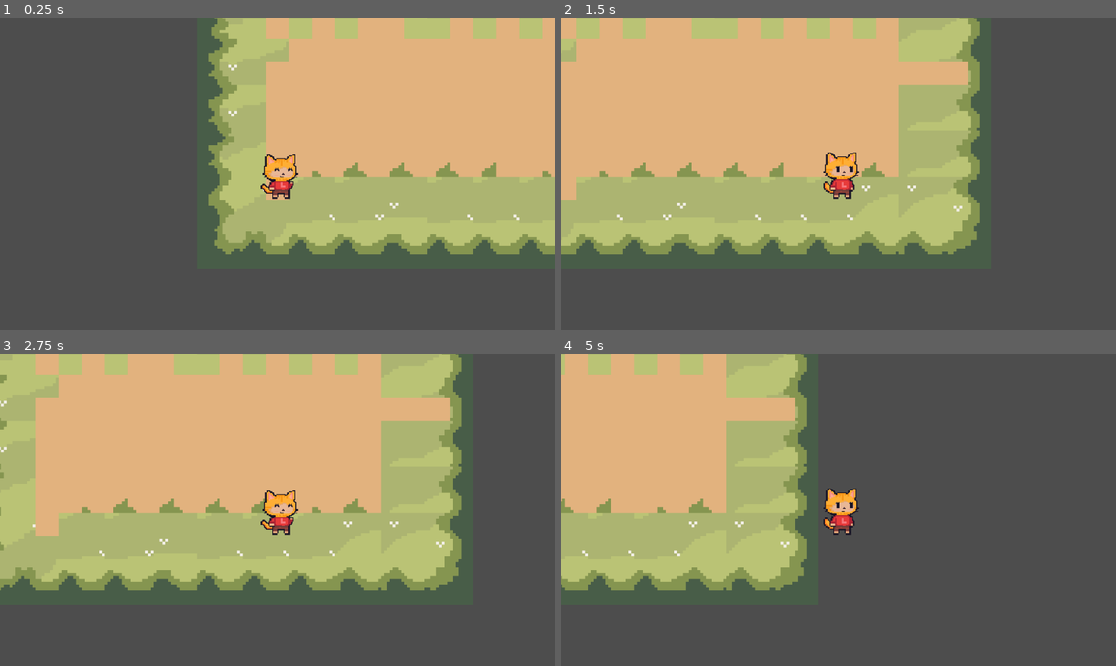
Above: before the commit, frames 1-4 (two rows, left to right).
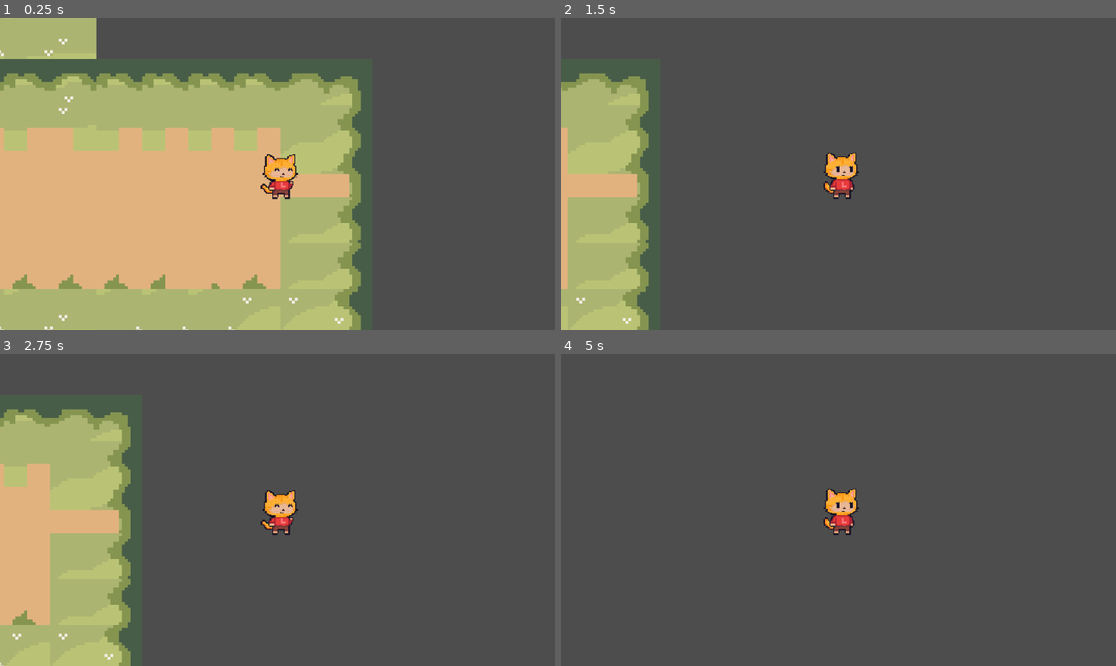
Above: after the commit, the same moments.

Repository: Tsukiyomiii-ux/Skoalars_GameDevCS
Game: Godot game, scene res://Assets/Scene/game.tscn
Same seed, same stepped clock (60 frames per second), same inputs: the game is played once before the commit and once after it.
Inputs:
- Up to frame 1 (0.25 s): no input
- Up to frame 2 (1.5 s): tap Enter (ui_accept) at 0.5, 0.77 s; hold Right (ui_right) from 0.53 s (still down)
- Up to frame 3 (2.75 s): tap Enter (ui_accept) at 1.52 s; release Right (ui_right) at 2.03 s; hold Left (ui_left) from 2.03 s (still down)
- Up to frame 4 (5 s): release Left (ui_left) at 2.78 s; hold Right (ui_right) 2.78-4.28 s; tap Enter (ui_accept) at 3.02, 3.77, 4.52 s; hold Left (ui_left) from 4.28 s (still down)

The runs differ from the first frame. In frame 1, 82% of the frame differs, in the area x 0-100%, y 0-100%; in frame 2, 57%; in frame 3, 63%; in frame 4, 32%.

Commit message:
Assets file added

Diff:
--- a/Assets/Scene/game.tscn
+++ b/Assets/Scene/game.tscn
@@ -70,7 +70,7 @@
 [node name="Game" type="Node2D" unique_id=1882486537]
 
 [node name="Lore" parent="." unique_id=1659510779 instance=ExtResource("1_5oy4s")]
-position = Vector2(-44, 39)
+position = Vector2(71, 0)
 script = ExtResource("2_7i6p2")
 
 [node name="StaticBody2D" type="StaticBody2D" parent="." unique_id=383641506]
Binary file added: Assets/Sprite/Characters/Basic Charakter Actions.png
Not shown, added: Assets/Sprite/Characters/Basic Charakter Actions.png.import
Binary file added: Assets/Sprite/Characters/Basic Charakter Spritesheet.png
Not shown, added: Assets/Sprite/Characters/Basic Charakter Spritesheet.png.import
Binary file added: Assets/Sprite/Characters/Egg_And_Nest.png
Not shown, added: Assets/Sprite/Characters/Egg_And_Nest.png.import
Binary file added: Assets/Sprite/Characters/Free Chicken Sprites.png
Not shown, added: Assets/Sprite/Characters/Free Chicken Sprites.png.import
Binary file added: Assets/Sprite/Characters/Free Cow Sprites.png
Not shown, added: Assets/Sprite/Characters/Free Cow Sprites.png.import
Binary file added: Assets/Sprite/Characters/Tools.png
Not shown, added: Assets/Sprite/Characters/Tools.png.import
(and 71 more such lines)
